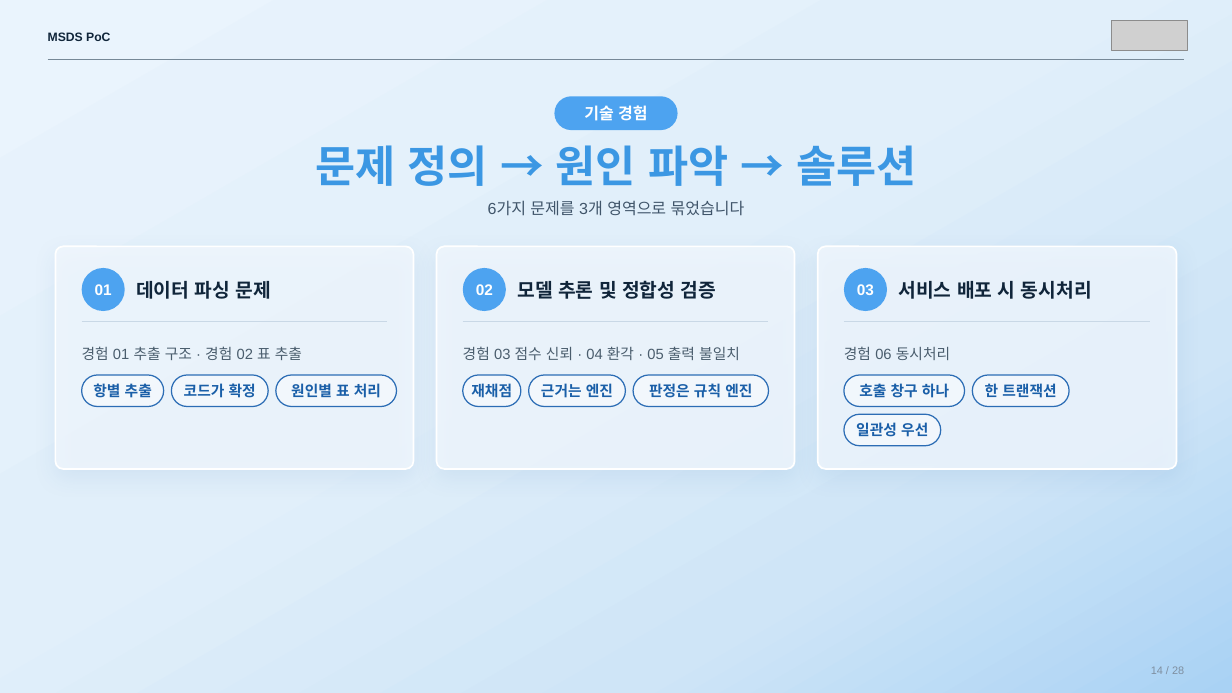
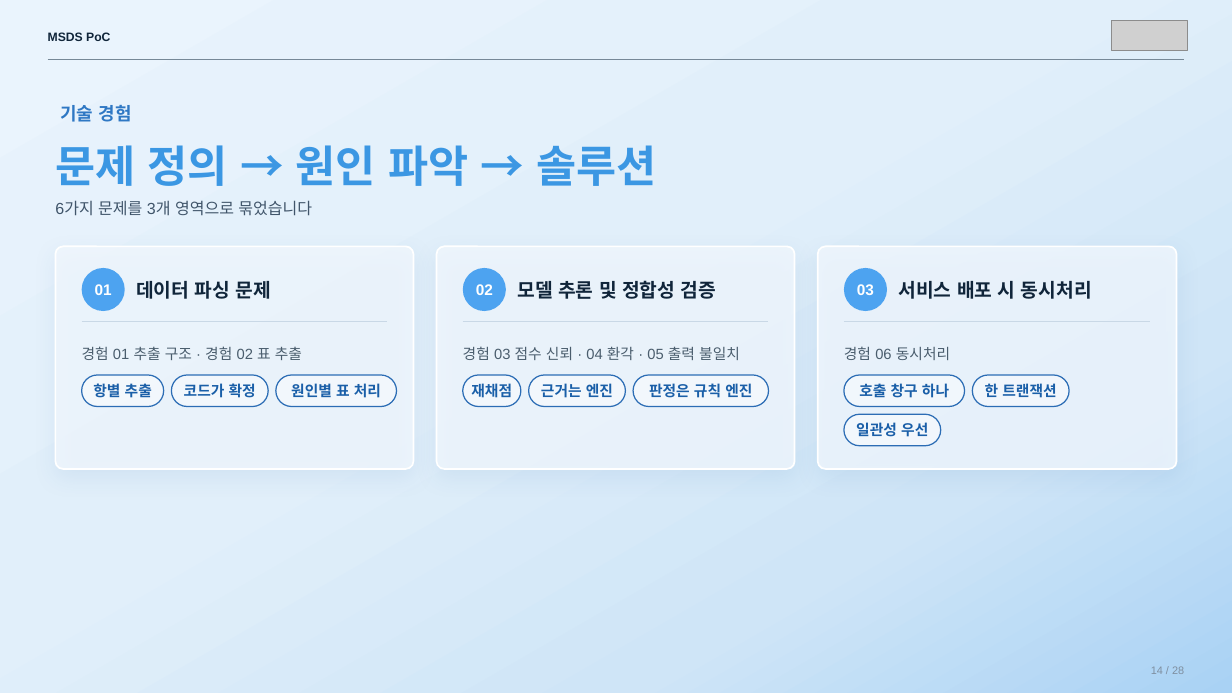
Before and after one commit to sunub/for-digital-divide, a slide deck: slide 14 of MSDS_PoC_flat.pptx. Drawn at 1232x693 pixels with LibreOffice and Linux fonts; fonts in the diff are those of the drawing; grey boxes stand for pictures. Boxes give left, top, right and bottom in pixels: in the first picture for what was removed or moved away, otherwise in the second. Text is boxed around its words. In the diff, an @@ line names an element or a change of style, - is before the commit and + after.

```diff
--- a/MSDS_PoC_flat.pptx
+++ b/MSDS_PoC_flat.pptx
@@ text "기술 경험": place and size @@
-text "기술 경험" at (555,96,677,130)
+text "기술 경험" at (60,105,131,122)
@@ text "기술 경험" at (60,105,131,122): size 12.5 to 14 pt, text colour #FFFFFF to #2F78C4; alignment centre to left; fill #4DA3F0 to none @@
@@ text "문제 정의 → 원인 파악 ...": place and size @@
-text "문제 정의 → 원인 파악 ..." at (315,145,916,186)
+text "문제 정의 → 원인 파악 ..." at (55,145,656,186)
@@ text "문제 정의 → 원인 파악 ..." at (55,145,656,186): alignment centre to left @@
@@ text "6가지 문제를 3개 영역으로 묶었습니다" at (55,200,312,216): alignment centre to left @@
@@ text "6가지 문제를 3개 영역으로 묶었습니다": place and size @@
-text "6가지 문제를 3개 영역으로 묶었습니다" at (488,200,745,215)
+text "6가지 문제를 3개 영역으로 묶었습니다" at (55,200,312,216)
```
Also in this commit, not shown: 24 other slides changed.
